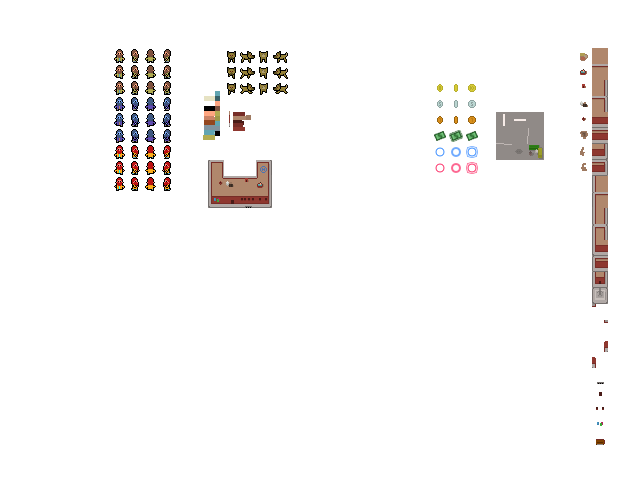
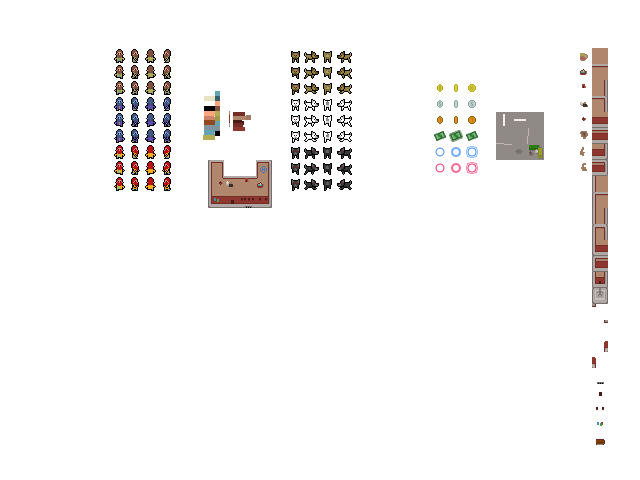
Layer changes from the first 640px x 480px image to the second:
added layer "Layer 5" above "Layer 6 copy" over (x1=291, y1=99, x2=352, y2=143)
added layer "Layer 6 copy" above "Layer 6" over (x1=291, y1=147, x2=352, y2=191)
added layer "Layer 6" above "Layer 4" over (x1=291, y1=51, x2=352, y2=95)
painted on "Layer 4" over (x1=227, y1=51, x2=288, y2=95)
